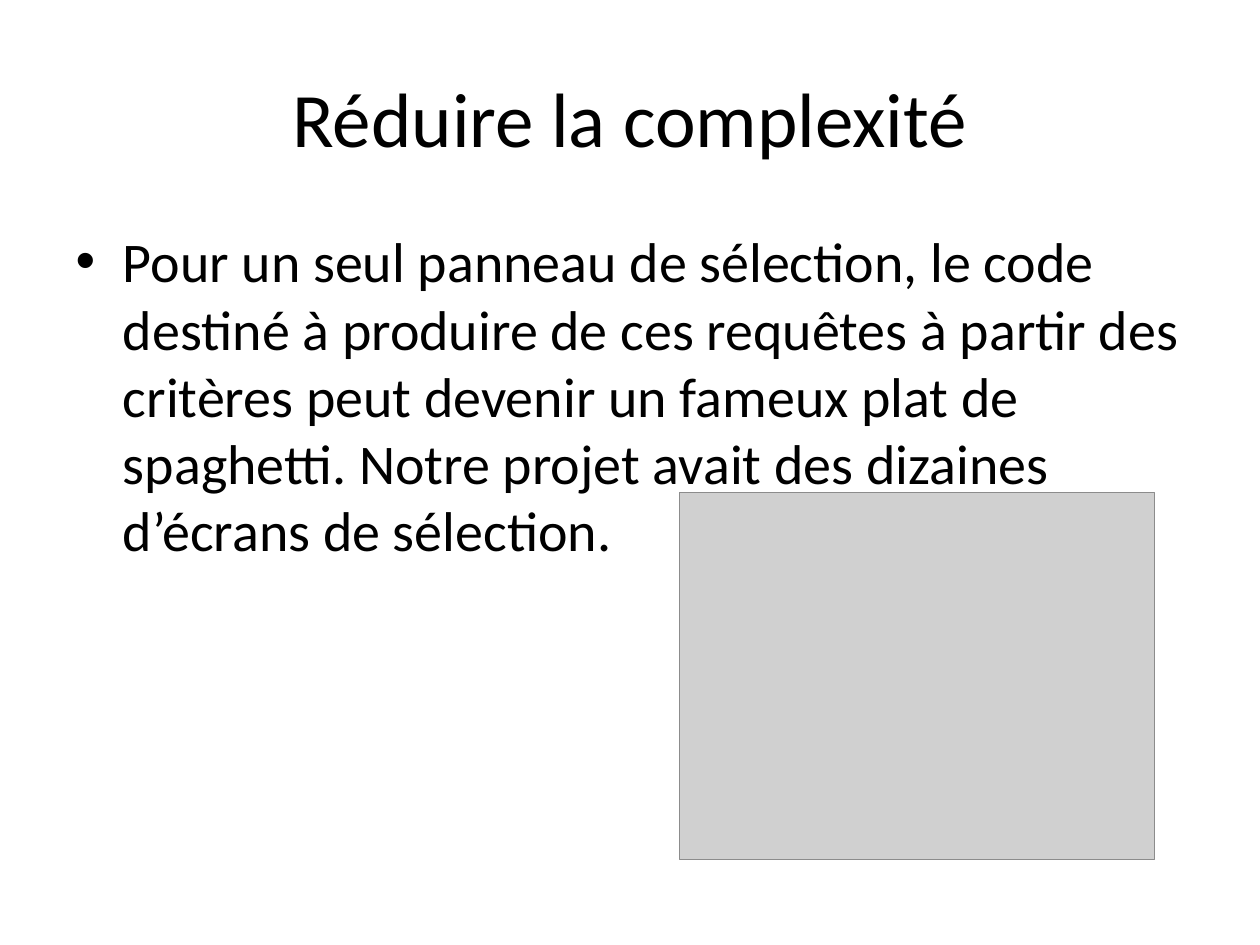
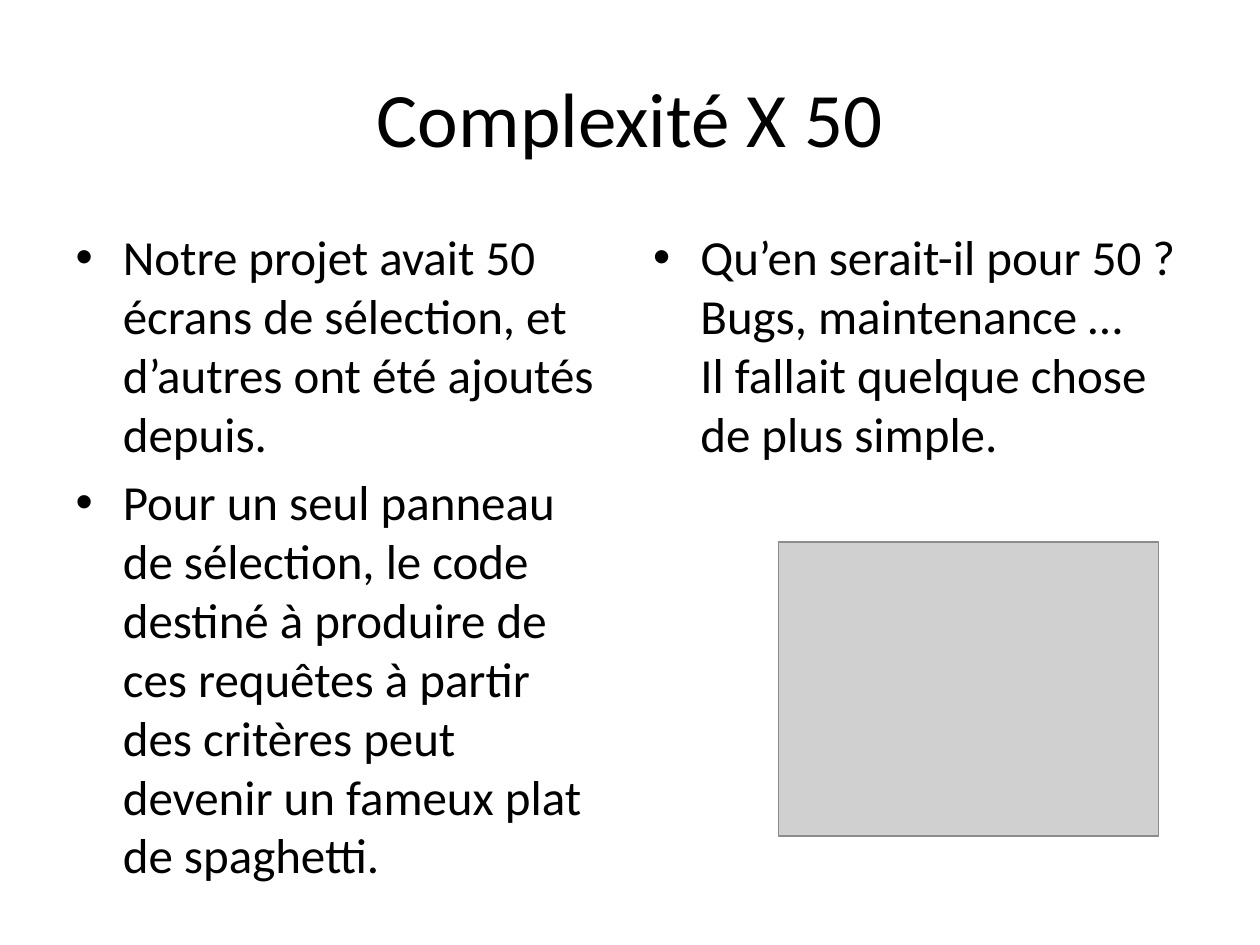
Before and after one commit to aqueryom/aqueryom, a slide deck: slide 15 of Criteria Mix.pptx (slide 13 before the commit). Drawn at 1260x945 pixels with LibreOffice and Linux fonts; fonts in the diff are those of the drawing; grey boxes stand for pictures. Boxes give left, top, right and bottom in pixels: in the first picture for what was removed or moved away, otherwise in the second. Text is boxed around its words. In the diff, an @@ line names an element or a change of style, - is before the commit and + after.

```diff
--- a/Criteria Mix.pptx
+++ b/Criteria Mix.pptx
@@ title at box(377, 93, 882, 160): text changed @@
-Réduire la complexité
+Complexité X 50
@@ text at box(123, 241, 594, 823): text changed; size 32 to 28 pt @@
-• Pour un seul panneau de sélection, le code destiné à produire de ces requêtes à partir des critères peut devenir un fameux plat de spaghetti. Notre projet avait des dizaines d’écrans de sélection.
+• Notre projet avait 50 écrans de sélection, et d’autres ont été ajoutés depuis.
+• Pour un seul panneau de sélection, le code destiné à produire de ces requêtes à partir des critères peut devenir un fameux plat de spaghetti.
@@ text added at box(700, 240, 1147, 460), 28 pt, text #000000 @@
+• Qu’en serait-il pour 50 ? Bugs, maintenance … Il fallait quelque chose de plus simple.
@@ picture: place and size @@
-picture at box(679, 493, 1154, 861)
+picture at box(779, 542, 1159, 835)
```
Also in this commit, not shown: 4 other slides changed, 5 slides added, 1 other file.
